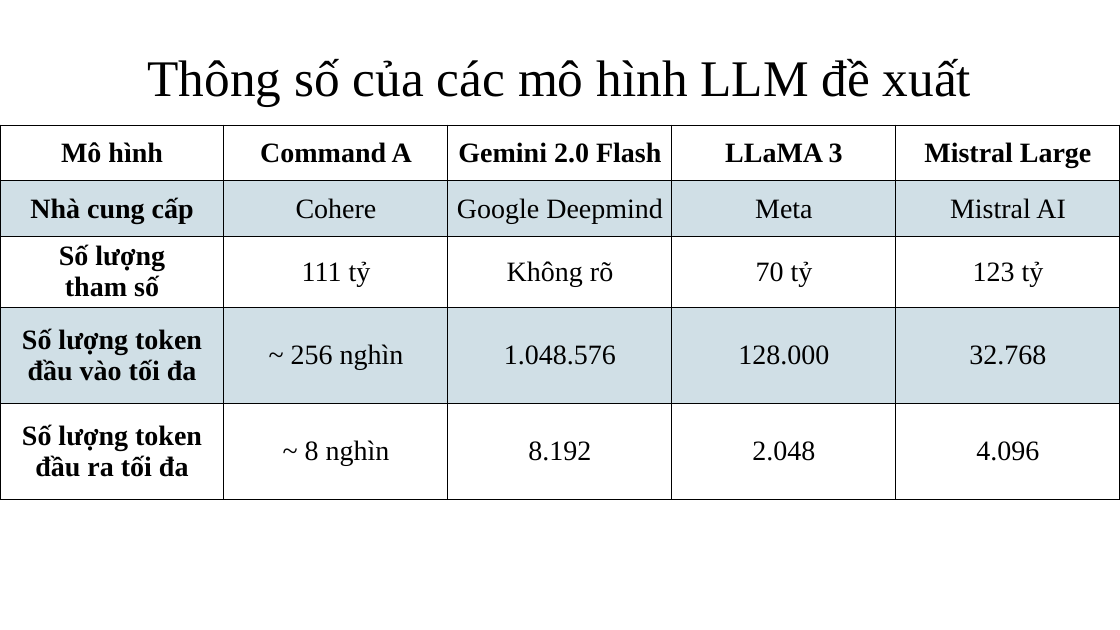
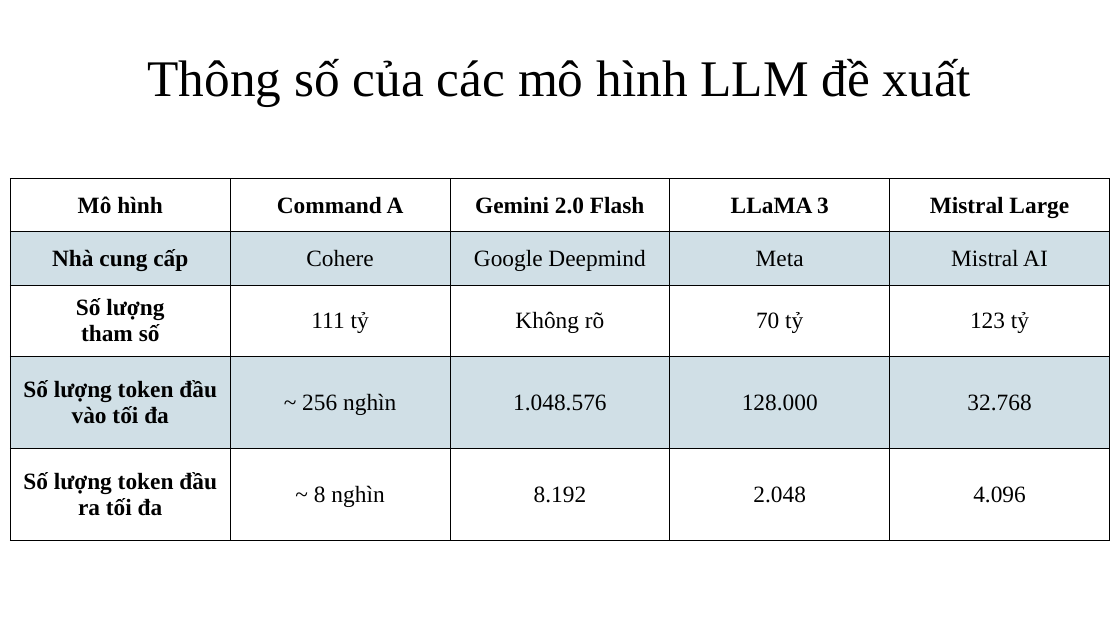
Before and after one commit to ngovanuc/Vietnamese_History_Chatbot, a slide deck: slide 18 of documents/slide bao cao.pptx. Drawn at 1120x630 pixels with LibreOffice and Linux fonts; fonts in the diff are those of the drawing. Boxes give left, top, right and bottom in pixels: in the first picture for what was removed or moved away, otherwise in the second. Text is boxed around its words. In the diff, an @@ line names an element or a change of style, - is before the commit and + after.

```diff
--- a/documents/slide bao cao.pptx
+++ b/documents/slide bao cao.pptx
@@ table at bbox=[10, 179, 1111, 540] @@
@@ size 24 to 20 pt @@
@@ table: place and size @@
-table at bbox=[0, 125, 1120, 505]
+table at bbox=[10, 179, 1111, 540]
```
Also in this commit, not shown: 11 other slides changed, 20 slides added.
